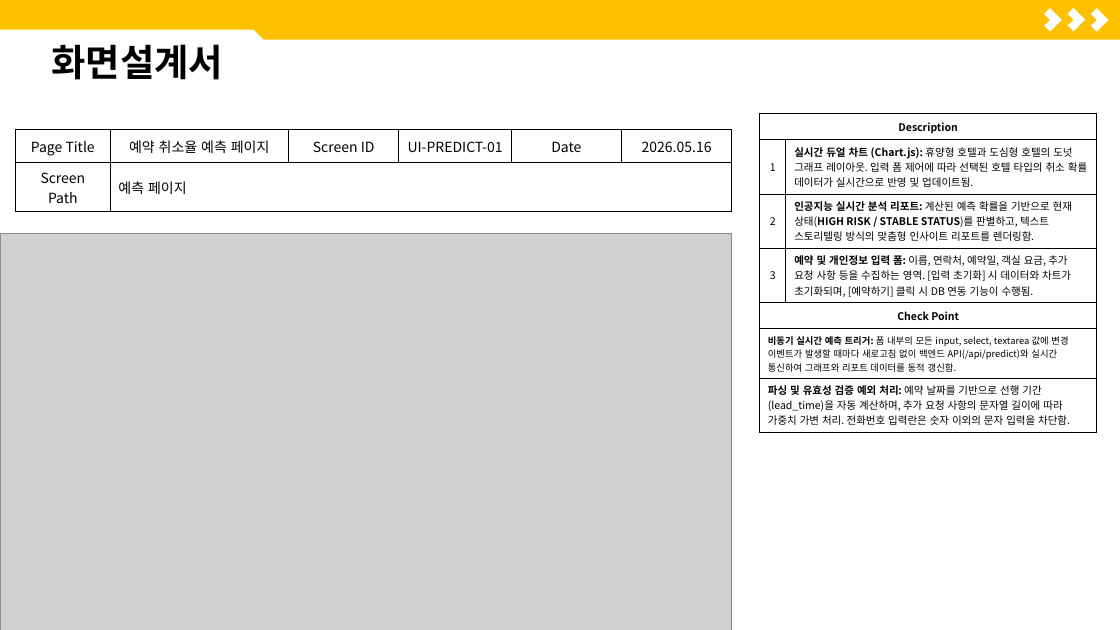
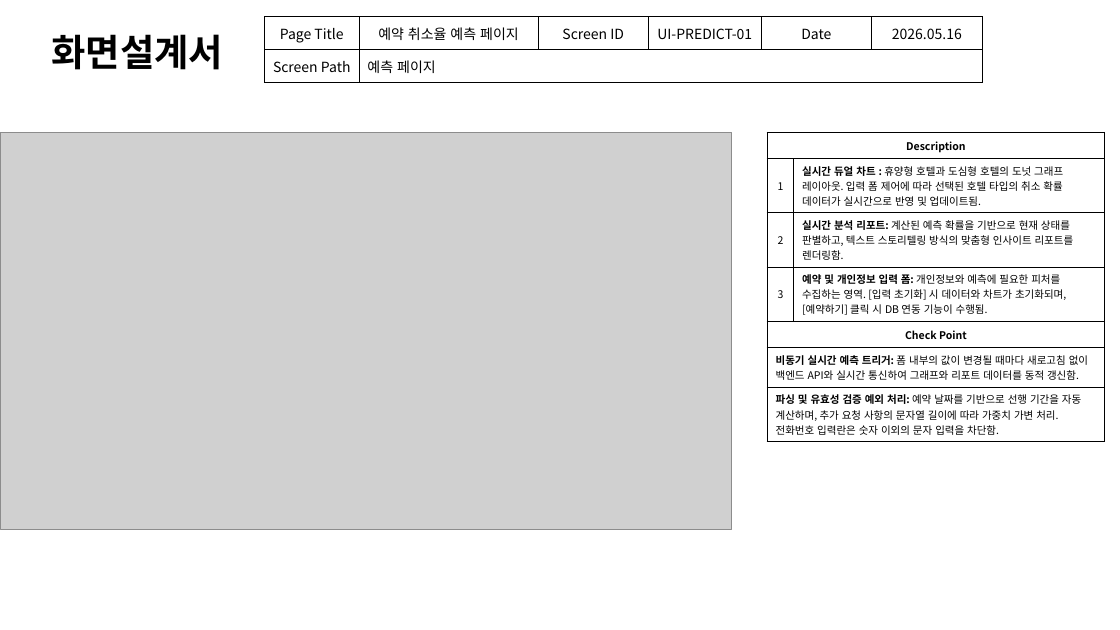
Before and after one commit to ShinHyerin/Hotel-Service-Optimization-AI, a slide deck: slide 11 of presentation/포트폴리오_신혜린.pptx (slide 13 before the commit). Drawn at 1120x630 pixels with LibreOffice and Linux fonts; fonts in the diff are those of the drawing; grey boxes stand for pictures. Boxes give left, top, right and bottom in pixels: in the first picture for what was removed or moved away, otherwise in the second. Text is boxed around its words. In the diff, an @@ line names an element or a change of style, - is before the commit and + after.

```diff
--- a/presentation/포트폴리오_신혜린.pptx
+++ b/presentation/포트폴리오_신혜린.pptx
@@ text "화면설계서": place and size @@
-text "화면설계서" at (51, 44, 223, 80)
+text "화면설계서" at (51, 34, 223, 70)
@@ rectangle removed at (0, 0, 1120, 39) @@
@@ snip rect removed at (0, 29, 265, 96) @@
@@ table: place and size @@
-table at (16, 129, 732, 207)
+table at (265, 17, 984, 83)
@@ corner removed at (1038, 8, 1062, 32) @@
@@ corner removed at (1062, 8, 1086, 32) @@
@@ corner removed at (1085, 8, 1109, 32) @@
@@ picture: place and size @@
-picture at (0, 234, 732, 630)
+picture at (0, 132, 732, 528)
@@ table at (767, 132, 1104, 439) @@
-row 2, column 2: 실시간 듀얼 차트 (Chart.js): 휴양형 호텔과 도심형 호텔의 도넛 그래프 레이아웃. 입력 폼 제어에 따라 선택된 호텔 타입의 취소 확률 데이터가 실시간으로 반영 및 업데이트됨.
+row 2, column 2: 실시간 듀얼 차트 : 휴양형 호텔과 도심형 호텔의 도넛 그래프 레이아웃. 입력 폼 제어에 따라 선택된 호텔 타입의 취소 확률 데이터가 실시간으로 반영 및 업데이트됨.
-row 3, column 2: 인공지능 실시간 분석 리포트: 계산된 예측 확률을 기반으로 현재 상태(HIGH RISK / STABLE STATUS)를 판별하고, 텍스트 스토리텔링 방식의 맞춤형 인사이트 리포트를 렌더링함.
+row 3, column 2: 실시간 분석 리포트: 계산된 예측 확률을 기반으로 현재 상태를 판별하고, 텍스트 스토리텔링 방식의 맞춤형 인사이트 리포트를 렌더링함.
-row 4, column 2: 예약 및 개인정보 입력 폼: 이름, 연락처, 예약일, 객실 요금, 추가 요청 사항 등을 수집하는 영역. [입력 초기화] 시 데이터와 차트가 초기화되며, [예약하기] 클릭 시 DB 연동 기능이 수행됨.
+row 4, column 2: 예약 및 개인정보 입력 폼: 개인정보와 예측에 필요한 피처를 수집하는 영역. [입력 초기화] 시 데이터와 차트가 초기화되며, [예약하기] 클릭 시 DB 연동 기능이 수행됨.
-row 6, column 1: 비동기 실시간 예측 트리거: 폼 내부의 모든 input, select, textarea 값에 변경 이벤트가 발생할 때마다 새로고침 없이 백엔드 API(/api/predict)와 실시간 통신하여 그래프와 리포트 데이터를 동적 갱신함.
+row 6, column 1: 비동기 실시간 예측 트리거: 폼 내부의 값이 변경될 때마다 새로고침 없이 백엔드 API와 실시간 통신하여 그래프와 리포트 데이터를 동적 갱신함.
-row 7, column 1: 파싱 및 유효성 검증 예외 처리: 예약 날짜를 기반으로 선행 기간(lead_time)을 자동 계산하며, 추가 요청 사항의 문자열 길이에 따라 가중치 가변 처리. 전화번호 입력란은 숫자 이외의 문자 입력을 차단함.
+row 7, column 1: 파싱 및 유효성 검증 예외 처리: 예약 날짜를 기반으로 선행 기간을 자동 계산하며, 추가 요청 사항의 문자열 길이에 따라 가중치 가변 처리. 전화번호 입력란은 숫자 이외의 문자 입력을 차단함.
@@ table: place and size @@
-table at (760, 113, 1096, 429)
+table at (767, 132, 1104, 439)
```
Also in this commit, not shown: 9 other slides changed, 3 slides removed.
